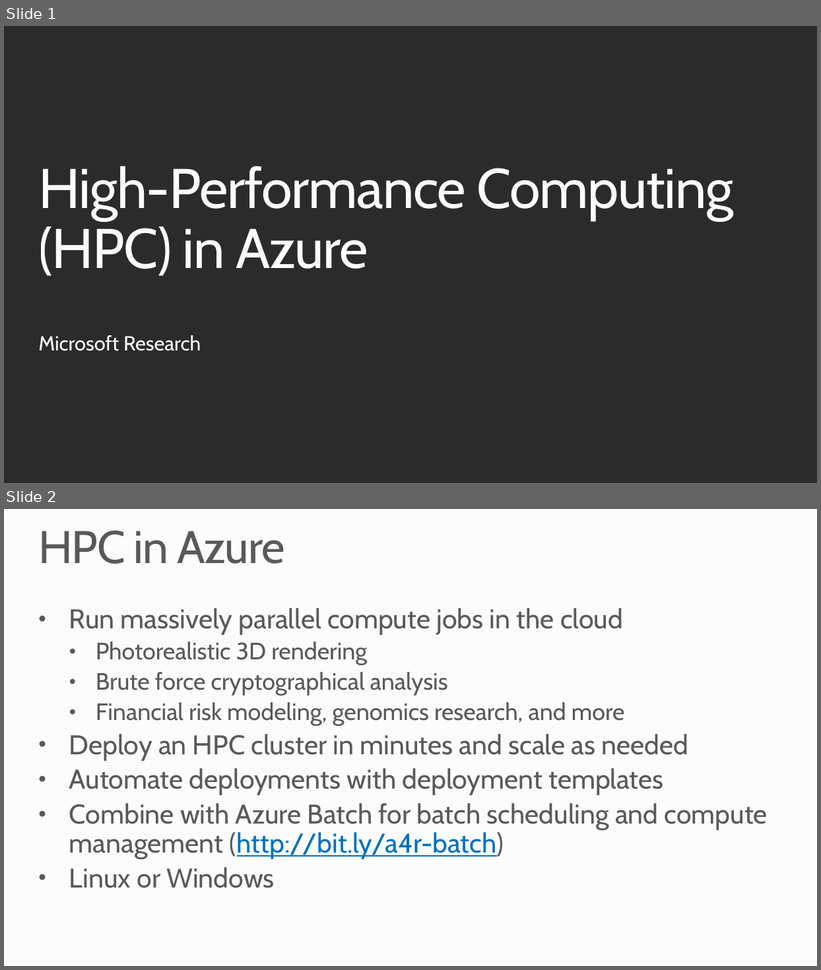
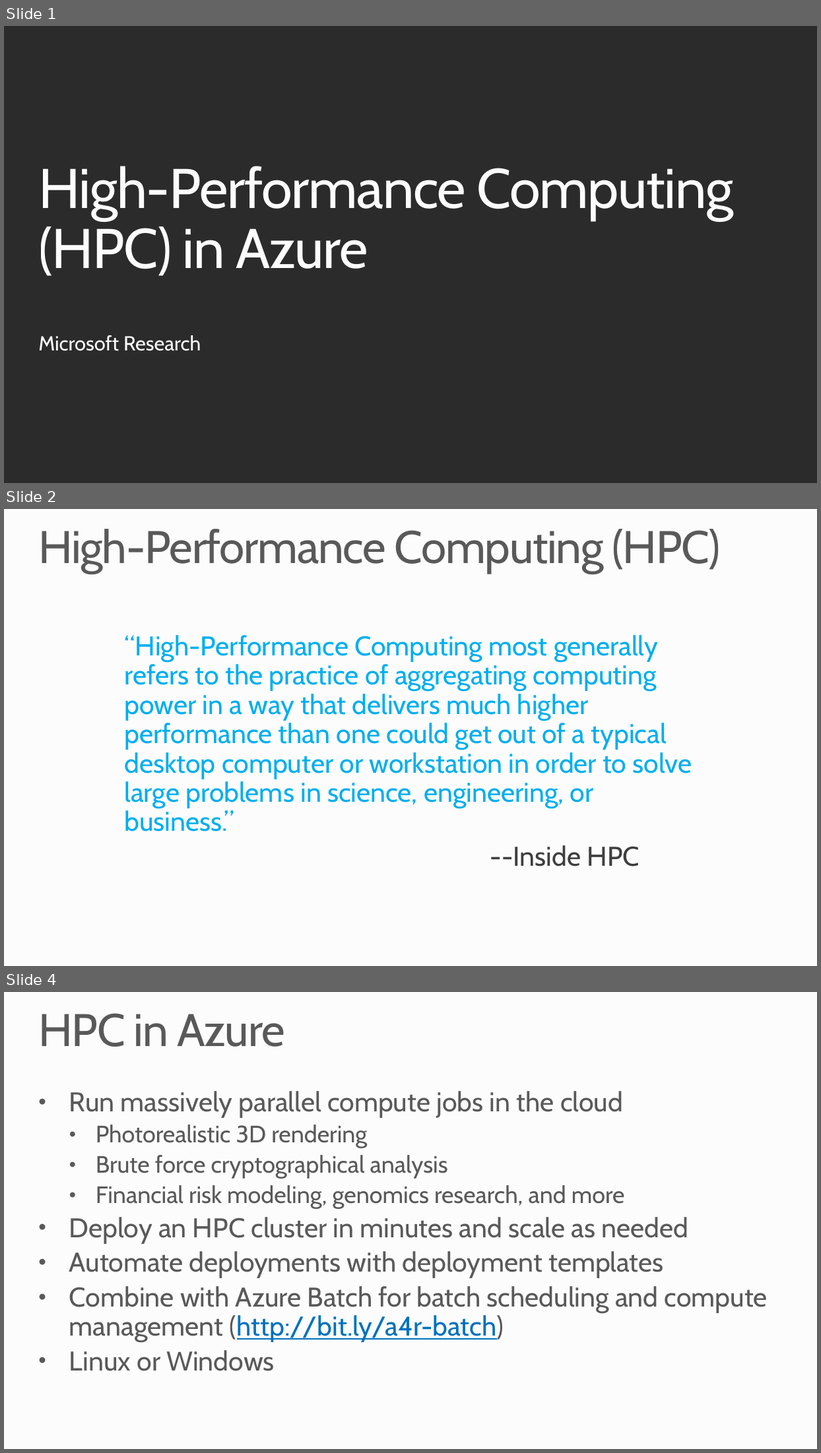
Before and after one commit to MSRConnections/Azure-training-course, a slide deck: Content/High-Performance Computing/Azure High-Performance Computing.pptx. Shown one above the other, each under a label of ours: slides 1 and 2 before the commit, slides 1, 2 and 4 after it; the slides between them are not shown. The pictures are 821x970 and 821x1453 pixels, drawn with LibreOffice and Linux fonts; fonts in the diff are those of the drawing; background and template pictures are left out; a plain dark background stands for a picture behind light text. Boxes give left, top, right and bottom in pixels: in the first picture for what was removed or moved away, otherwise in the second. Text is boxed around its words. In the diff, an @@ line names an element or a change of style, - is before the commit and + after.

```diff
--- a/Content/High-Performance Computing/Azure High-Performance Computing.pptx
+++ b/Content/High-Performance Computing/Azure High-Performance Computing.pptx
@@ slide 2 added at <box>4,509,817,966</box>, background #FCFCFC @@
@@ title added at <box>38,529,721,574</box>, 54 pt, text #595959 @@
+High-Performance Computing (HPC)
@@ text added at <box>124,635,692,867</box>, 32 pt, text #00AEEF @@
+“High-Performance Computing most generally refers to the practice of aggregating computing power in a way that delivers much higher performance than one could get out of a typical desktop computer or workstation in order to solve large problems in science, engineering, or business.”
+--Inside HPC
@@ what was slide 2 is now slide 4 @@
```
Also in this commit, not shown: 1 other slide added, 42 other files.
